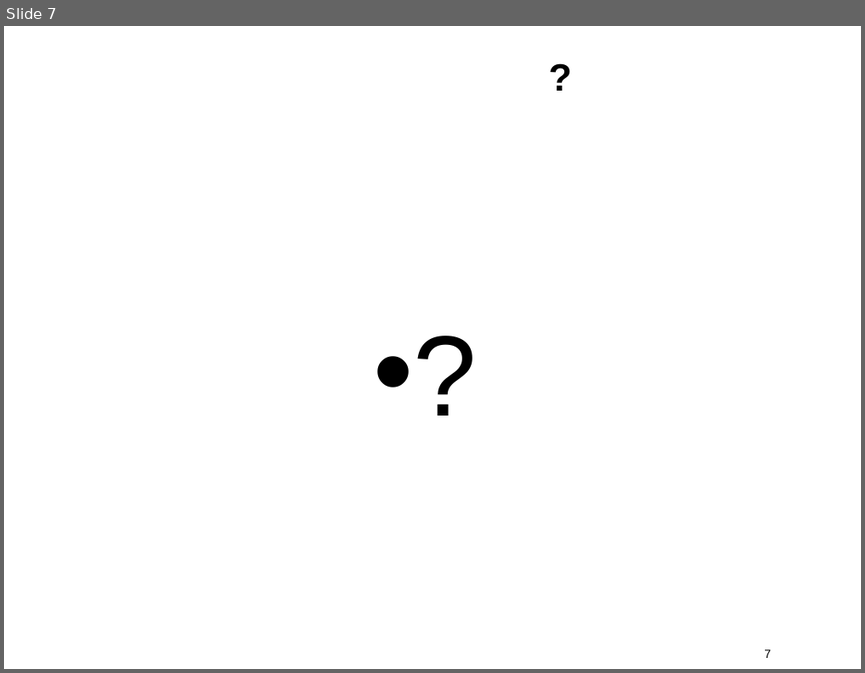
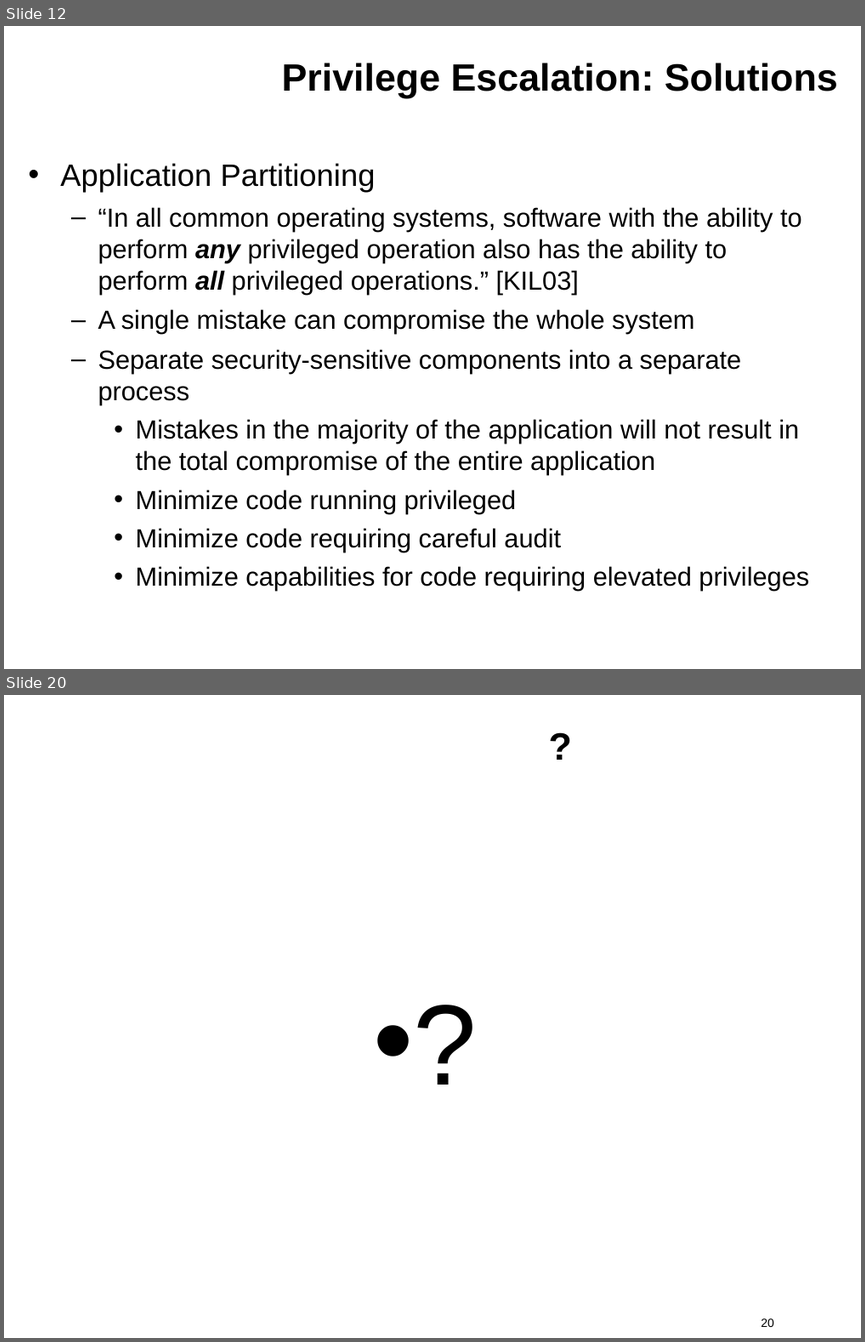
Before and after one commit to kkaempf/openwbem, a slide deck: doc/MDC-06-Security.odp. Shown one above the other, each under a label of ours: slide 7 before the commit, slides 12 and 20 after it; the slides between them are not shown. The pictures are 865x673 and 865x1342 pixels, drawn with LibreOffice and Linux fonts; fonts in the diff are those of the drawing; background and template pictures are left out. Boxes give left, top, right and bottom in pixels: in the first picture for what was removed or moved away, otherwise in the second. Text is boxed around its words. In the diff, an @@ line names an element or a change of style, - is before the commit and + after.

```diff
--- a/doc/MDC-06-Security.odp
+++ b/doc/MDC-06-Security.odp
@@ slide 12 added at (4,26,861,669), background #FFFFFF @@
@@ title added at (282,63,838,98), 32 pt, text #000000, bold @@
+Privilege Escalation: Solutions
@@ text added at (60,163,809,590), 22 pt, text #000000 @@
+• Application Partitioning
+  – “In all common operating systems, software with the ability to perform any privileged operation also has the ability to perform all privileged operations.” [KIL03]
+  – A single mistake can compromise the whole system
+  – Separate security-sensitive components into a separate process
+    • Mistakes in the majority of the application will not result in the total compromise of the entire application
+    • Minimize code running privileged
+    • Minimize code requiring careful audit
+    • Minimize capabilities for code requiring elevated privileges
@@ what was slide 7 is now slide 20 @@
@@ page number at (760,1318,774,1327): text changed @@
-7
+20
```
Also in this commit, not shown: 4 slides changed, 14 other slides added, 2 slides removed.
